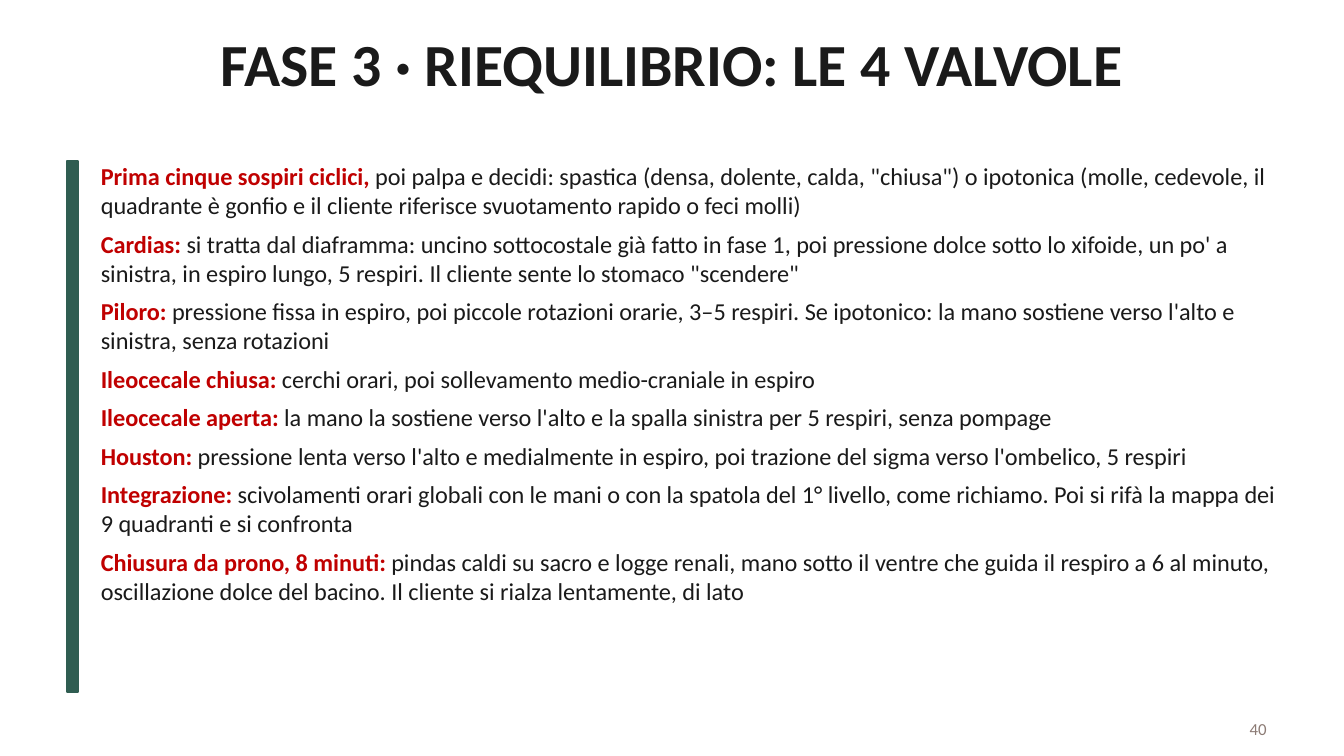
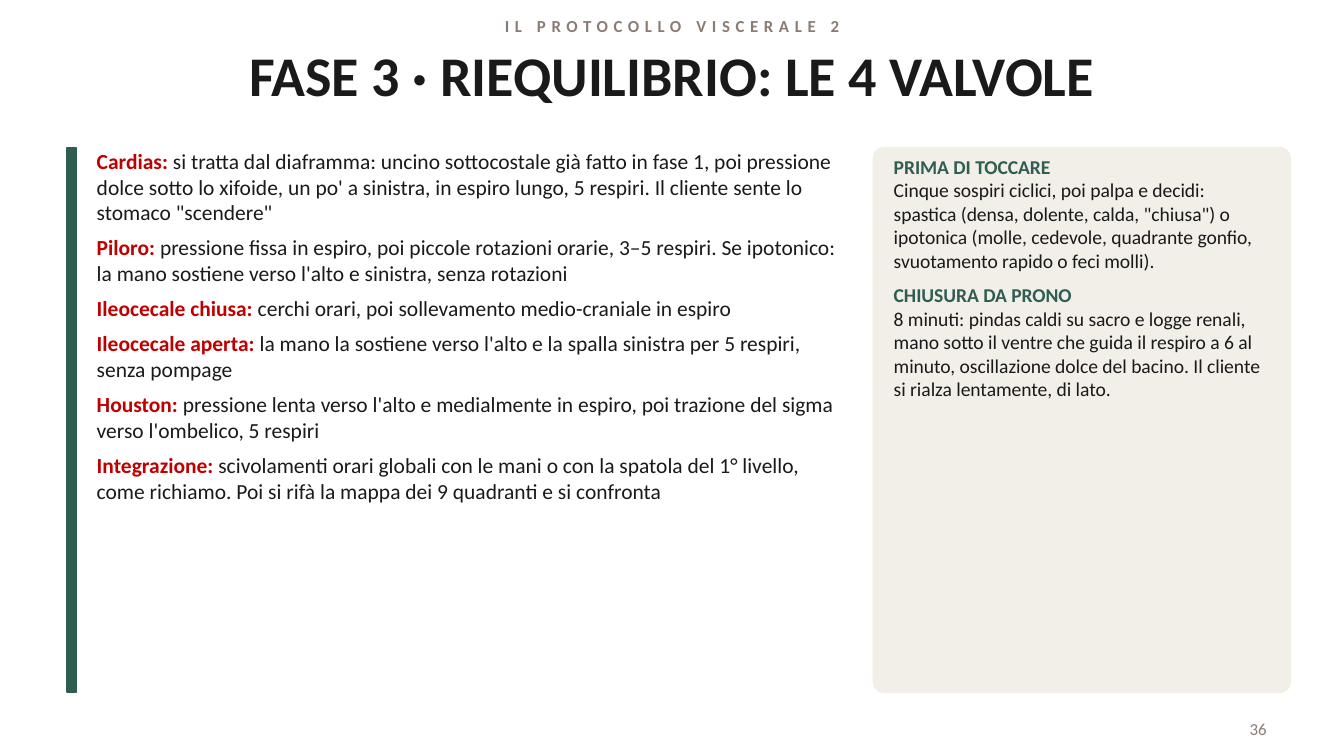
Before and after one commit to davidemcb/kinesiologia-studio, a slide deck: slide 36 of formazione/dispense/viscerale-2-livello.pptx (slide 40 before the commit). Drawn at 1344x756 pixels with LibreOffice and Linux fonts; fonts in the diff are those of the drawing. Boxes give left, top, right and bottom in pixels: in the first picture for what was removed or moved away, otherwise in the second. Text is boxed around its words. In the diff, an @@ line names an element or a change of style, - is before the commit and + after.

```diff
--- a/formazione/dispense/viscerale-2-livello.pptx
+++ b/formazione/dispense/viscerale-2-livello.pptx
@@ text added at (x1=505, y1=21, x2=840, y2=32), 9 pt, text #8C7B75, bold @@
+IL PROTOCOLLO VISCERALE 2
@@ title "FASE 3 · RIEQUILIBRIO: LE ..." moved from (x1=220, y1=47, x2=1122, y2=94) to (x1=249, y1=59, x2=1094, y2=103) @@
@@ title "FASE 3 · RIEQUILIBRIO: LE ..." at (x1=249, y1=59, x2=1094, y2=103): size 32 to 30 pt @@
@@ rectangle resized from (x1=67, y1=161, x2=78, y2=692) to (x1=67, y1=148, x2=77, y2=692) @@
@@ text "Cardias: si tratta dal diaframma: ..." moved from (x1=101, y1=167, x2=1275, y2=603) to (x1=97, y1=154, x2=835, y2=503) @@
@@ text "Cardias: si tratta dal diaframma: ..." at (x1=97, y1=154, x2=835, y2=503): size 13 to 11.5 pt @@
@@ rounded rectangle added at (x1=874, y1=148, x2=1290, y2=692), fill #F2EEE8, outline #F2EEE8 1 pt @@
@@ text at (x1=101, y1=167, x2=1265, y2=218): paragraph removed @@
-• Prima cinque sospiri ciclici, poi palpa e decidi: spastica (densa, dolente, calda, "chiusa") o ipotonica (molle, cedevole, il quadrante è gonfio e il cliente riferisce svuotamento rapido o feci molli)
@@ text added at (x1=894, y1=161, x2=1260, y2=398), 10.5 pt, text #1A1A1A @@
+PRIMA DI TOCCARE
+Cinque sospiri ciclici, poi palpa e decidi: spastica (densa, dolente, calda, "chiusa") o ipotonica (molle, cedevole, quadrante gonfio, svuotamento rapido o feci molli).
+CHIUSURA DA PRONO
+8 minuti: pindas caldi su sacro e logge renali, mano sotto il ventre che guida il respiro a 6 al minuto, oscillazione dolce del bacino. Il cliente si rialza lentamente, di lato.
@@ text at (x1=101, y1=554, x2=1269, y2=603): paragraph removed @@
-• Chiusura da prono, 8 minuti: pindas caldi su sacro e logge renali, mano sotto il ventre che guida il respiro a 6 al minuto, oscillazione dolce del bacino. Il cliente si rialza lentamente, di lato
@@ page number at (x1=1250, y1=723, x2=1267, y2=735): text changed @@
-40
+36
```
Also in this commit, not shown: 36 other slides changed, 1 slide added, 5 slides removed.
